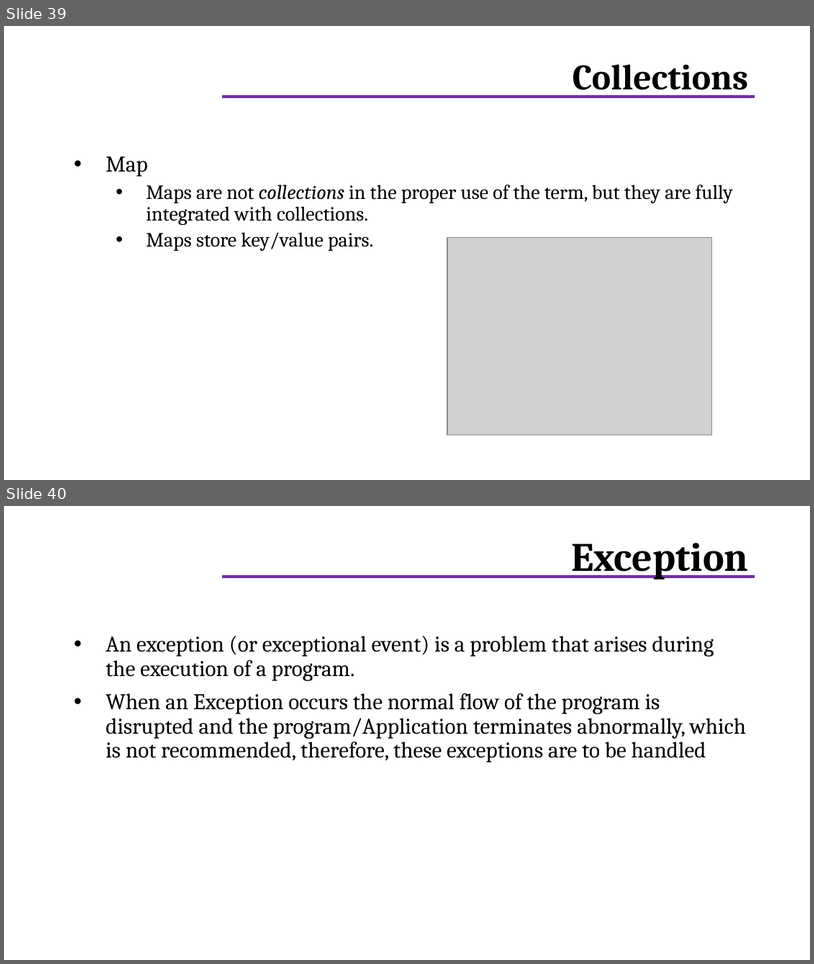
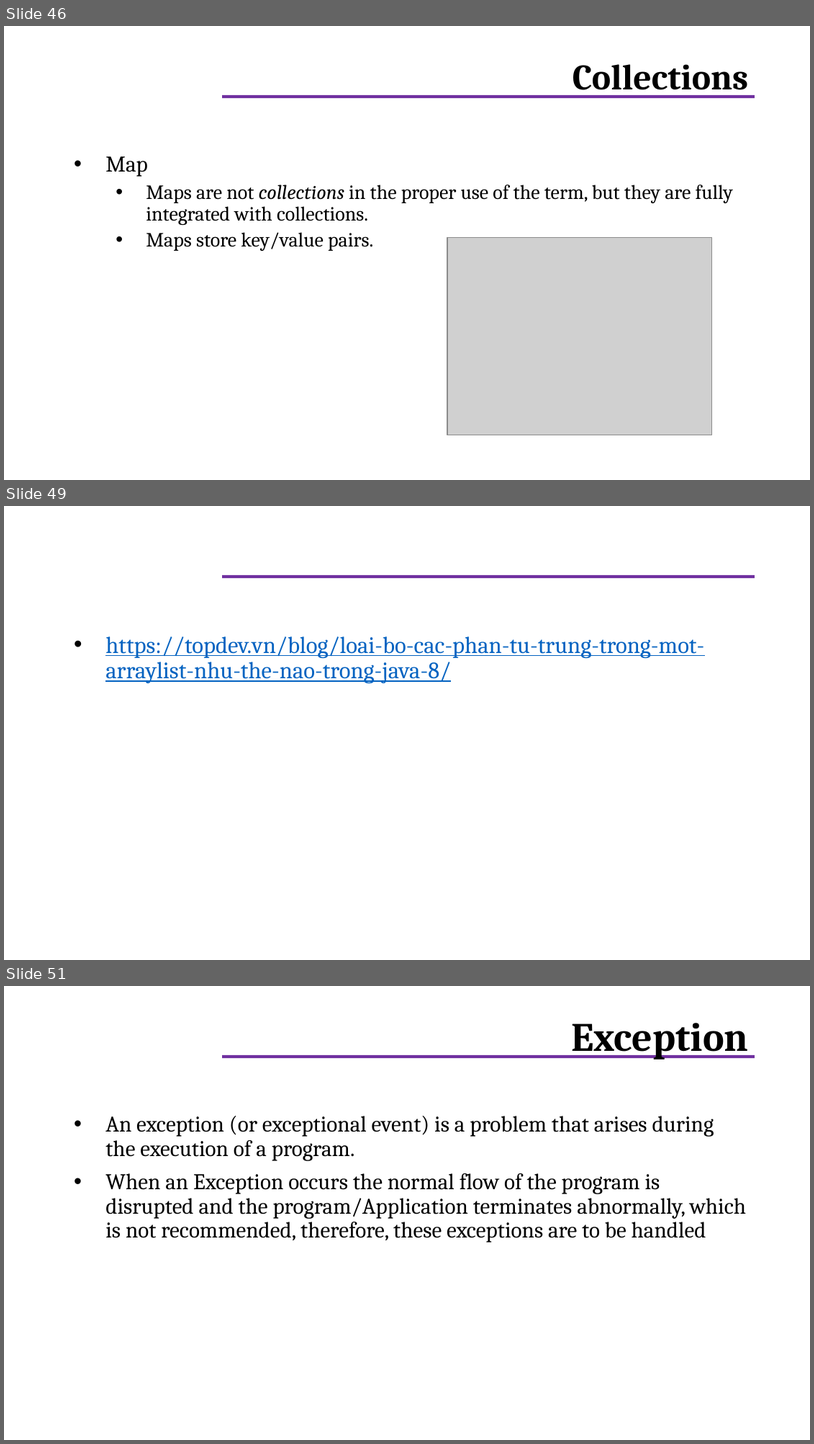
Before and after one commit to helenhash/javacore-training, a slide deck: JavaCore.pptx. Shown one above the other, each under a label of ours: slides 39 and 40 before the commit, slides 46, 49 and 51 after it; the slides between them are not shown. The pictures are 814x964 and 814x1444 pixels, drawn with LibreOffice and Linux fonts; fonts in the diff are those of the drawing; grey boxes stand for pictures; background and template pictures are left out. Boxes give left, top, right and bottom in pixels: in the first picture for what was removed or moved away, otherwise in the second. Text is boxed around its words. In the diff, an @@ line names an element or a change of style, - is before the commit and + after.

```diff
--- a/JavaCore.pptx
+++ b/JavaCore.pptx
@@ slide 49 added at (x1=4, y1=506, x2=810, y2=960), background #FFFFFF; not listed: 1 template element that a slide beside it also shows @@
@@ text added at (x1=106, y1=636, x2=705, y2=683), 21 pt, text #0563C1, underline @@
+• https://topdev.vn/blog/loai-bo-cac-phan-tu-trung-trong-mot-arraylist-nhu-the-nao-trong-java-8/
@@ what was slide 39 is now slide 46 @@
@@ what was slide 40 is now slide 51 @@
```
Also in this commit, not shown: 23 other slides added, 12 other files.
